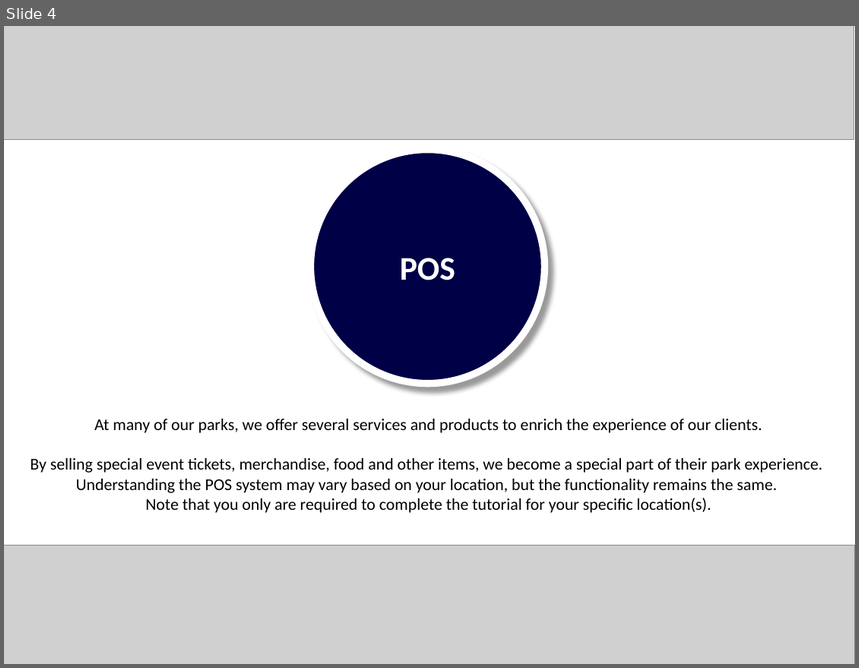
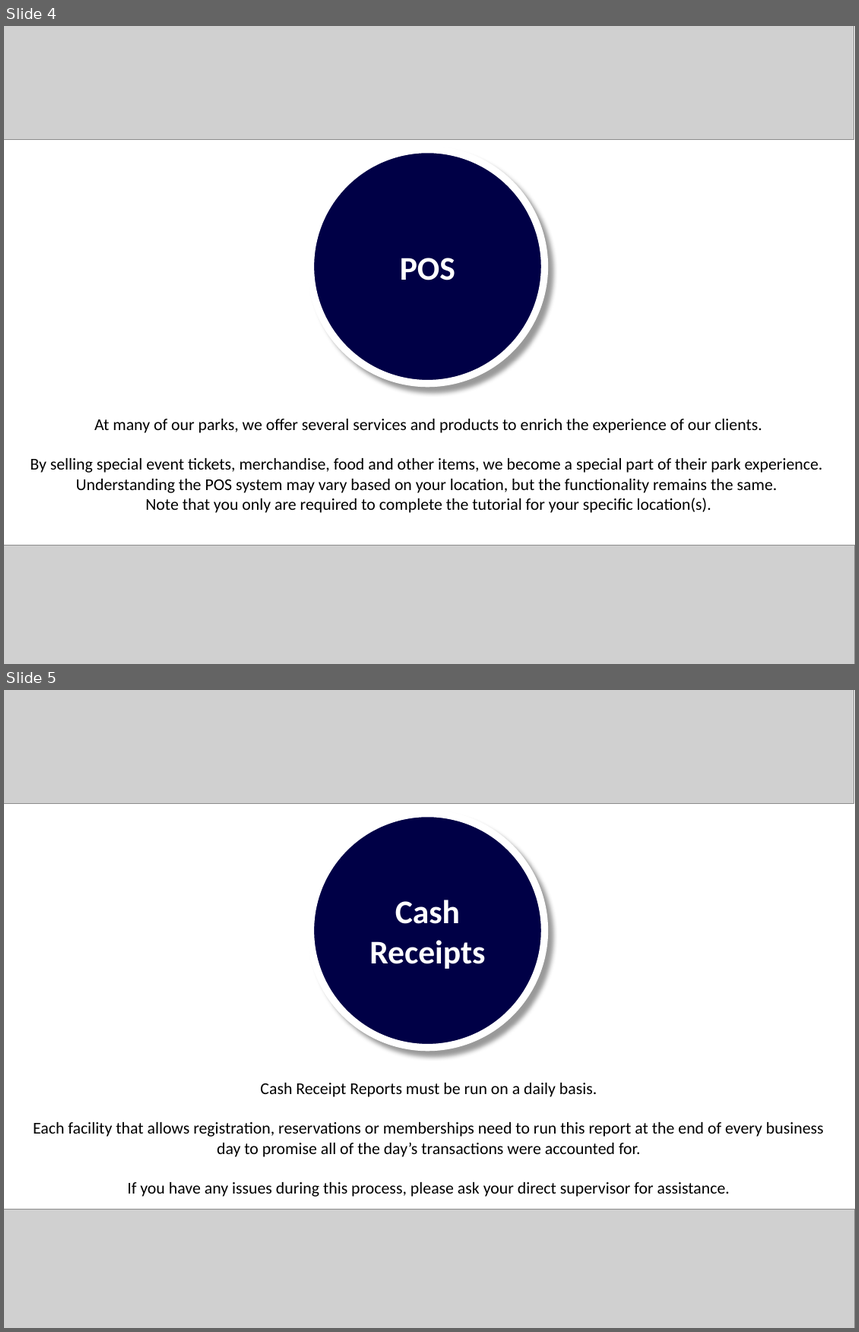
Before and after one commit to jstngoulet/ActiveNet_Trainer, a slide deck: ActiveNet Trainer/Courses/All Encompassing/Splash Screens.pptx. Shown one above the other, each under a label of ours: slide 4 before the commit, slides 4 and 5 after it. The pictures are 859x668 and 859x1332 pixels, drawn with LibreOffice and Linux fonts; fonts in the diff are those of the drawing; grey boxes stand for pictures. Boxes give left, top, right and bottom in pixels: in the first picture for what was removed or moved away, otherwise in the second. Text is boxed around its words. In the diff, an @@ line names an element or a change of style, - is before the commit and + after.

```diff
--- a/ActiveNet Trainer/Courses/All Encompassing/Splash Screens.pptx
+++ b/ActiveNet Trainer/Courses/All Encompassing/Splash Screens.pptx
@@ slide 5 added at bbox=[4, 690, 855, 1328], background #FFFFFF @@
@@ picture added at bbox=[4, 690, 854, 803] @@
@@ ellipse added at bbox=[310, 813, 544, 1047], fill #000046, outline #FFFFFF 6 pt, 28 pt, text #FFFFFF, bold @@
+Cash Receipts
@@ text added at bbox=[33, 1083, 824, 1197], 14 pt, text #000000 @@
+Cash Receipt Reports must be run on a daily basis.
+Each facility that allows registration, reservations or memberships need to run this report at the end of every business day to promise all of the day’s transactions were accounted for.
+If you have any issues during this process, please ask your direct supervisor for assistance.
@@ picture added at bbox=[4, 1209, 855, 1328] @@
```
Also in this commit, not shown: 34 other files.
